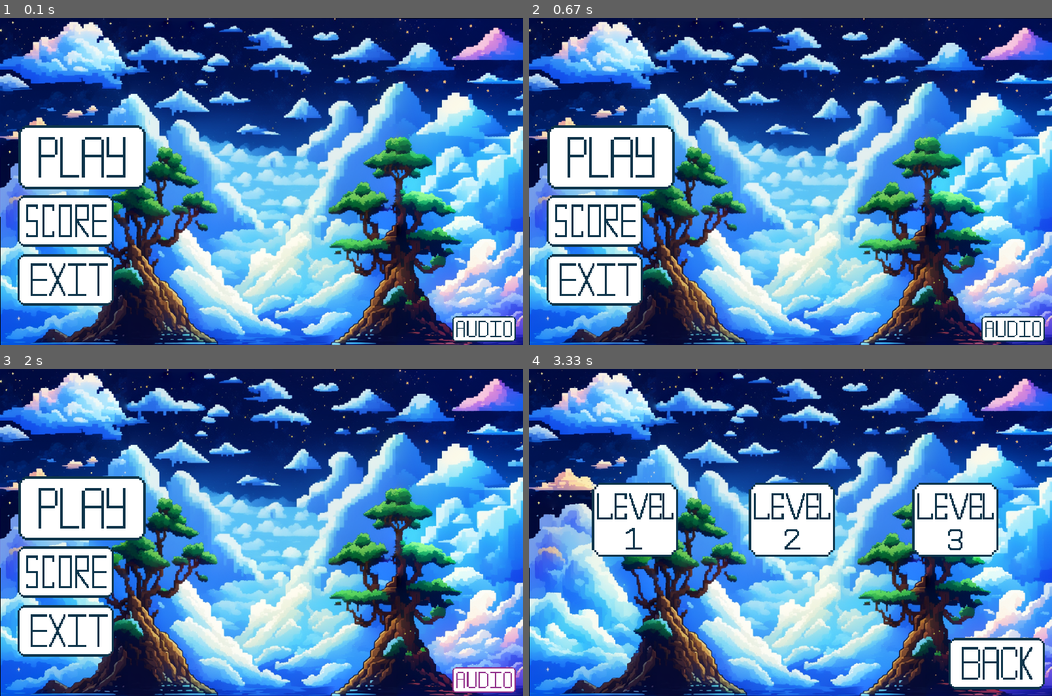
Above: before the commit, frames 1-4 (two rows, left to right).
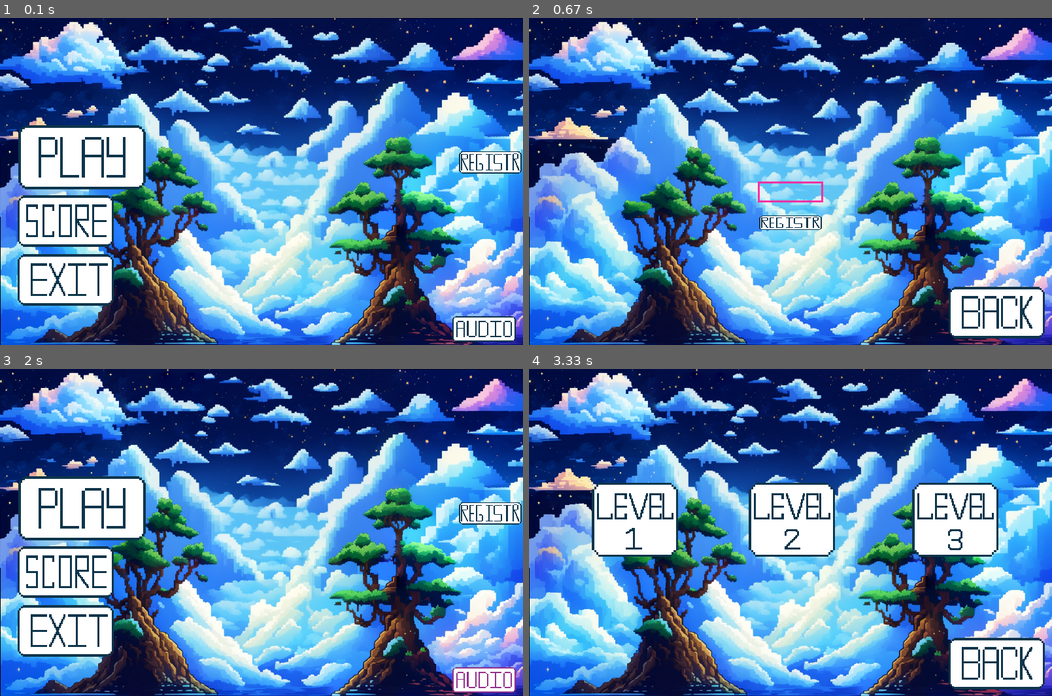
Above: after the commit, the same moments.

Repository: Ruvin123/PyGame_Project_2023
Game: pygame game, started from main.py
Two runs of this game, one before a commit and one after it. Both use one fixed random seed, a clock stepped at 60 frames per second and the inputs below.
Inputs (mouse positions are in pixels of both pictures, inside the frame that each line leads up to):
- Up to frame 1 (0.1 s): no input
- Up to frame 2 (0.67 s): click (1020, 165) at 0.38 s
- Up to frame 3 (2 s): hold Esc 0.67-1.13 s; hold Right 0.67-1.13 s; click (481, 679) at 1.22 s; hold Esc 1.5-1.97 s; hold Right 1.5-1.97 s
- Up to frame 4 (3.33 s): click (612, 506) at 2.05 s; click (984, 646) at 2.38 s; click (612, 506) at 2.72 s; click (764, 617) at 3.05 s

The runs differ from the first frame. In frame 1, 0.7% of the frame differs, in the area x 87-100%, y 40-48%; in frame 2, 13%, in the area x 3-99%, y 32-99%; in frame 3, 0.7%; in frame 4, nothing differs.

Commit message:
готовая функция регистрации

Diff:
--- a/main.py
+++ b/main.py
@@ -1,5 +1,7 @@
 # Импортируем модули
 import sys
+
+import pygame
 import pygame as pg
 import os
 import player
@@ -12,7 +14,7 @@
 size = WIDTH, HEIGHT = 800, 500
 # Экран
 screen = pg.display.set_mode(size)
-pg.display.set_caption('Demo Game')  # Название нужно будет поменять
+pg.display.set_caption('Fantastic Islands')
 # Время
 clock = pg.time.Clock()
 
@@ -188,7 +190,6 @@
         pg.display.update()
 
 
-
 def audio_screen():
     running = True
 
@@ -244,9 +245,9 @@
                 running = False
 
             back_button.handle_event(event)
+        back_button.check_hover(pg.mouse.get_pos())
 
         back_button.draw(screen)
-        back_button.check_hover(pg.mouse.get_pos())
         audio_pad.draw(screen)
         # Отрисовка дисплея
         pg.display.flip()
@@ -307,6 +308,79 @@
         pg.display.flip()
 
 
+# Регистрация
+# Доработать
+def Regist():
+    running = True
+
+    regist_button = ImageButton(WIDTH // 2 - 50, HEIGHT // 2 + 50, 100, 32, 'registr.png', 'registr_hover.png', 'sounds/button.mp3')
+    back_button = ImageButton(640, 400, 150, 100, 'Back.png', 'Back_hover.png', 'sounds/button.mp3')
+
+    base_font = pygame.font.Font(None, 32)
+    user_text = ''
+    input_rect = pygame.Rect(WIDTH // 2 - 50, HEIGHT // 2, 300, 32)
+
+    color_active = pygame.Color('lightskyblue3')
+    color_passive = pygame.Color(250, 50, 162, 100)
+    color = color_passive
+
+    active = False
+
+    while running == True:
+        # Фон
+        screen.fill((0, 0, 0))
+        screen.blit(background, (0, 0))
+
+        for event in pygame.event.get():
+            if event.type == pygame.QUIT:
+                pygame.quit()
+                sys.exit()
+
+            if event.type == pg.KEYDOWN:
+                if pg.key.get_pressed()[pg.K_ESCAPE]:
+                    running = False
+
+            if event.type == pygame.MOUSEBUTTONDOWN:
+                if input_rect.collidepoint(event.pos):
+                    active = True
+                else:
+                    active = False
+
+            if event.type == pygame.KEYDOWN:
+                if event.key == pygame.K_BACKSPACE:
+                    user_text = user_text[:-1]
+                else:
+                    user_text += event.unicode
+
+            # Кнопка back
+            if event.type == pg.USEREVENT and event.button == back_button:
+                running = False
+
+            # Кнопка registr
+            if event.type == pg.USEREVENT and event.button == regist_button:
+                cur.execute(f"""INSERT INTO score (name, score) VALUES ('{user_text}', 0);""")
+                connection.commit()
+
+            if active:
+               color = color_active
+            else:
+               color = color_passive
+            regist_button.handle_event(event)
+            back_button.handle_event(event)
+
+        back_button.check_hover(pg.mouse.get_pos())
+        back_button.draw(screen)
+        regist_button.draw(screen)
+        regist_button.check_hover(pg.mouse.get_pos())
+
+        pygame.draw.rect(screen, color, input_rect, 3)
+        text_surface = base_font.render(user_text, True, (255, 255, 255))
+        screen.blit(text_surface, (input_rect.x + 5, input_rect.y + 5))
+        input_rect.w = max(100, text_surface.get_width() + 10)
+        pygame.display.flip()
+
+
+
 # Начальный экран
 def home_screen():
     # Кнопки главного меню
@@ -314,6 +388,7 @@
     score_button = ImageButton(25, 260, 150, 100, 'Score.png', 'Score_hover.png', 'sounds/button.mp3')
     exit_button = ImageButton(25, 350, 150, 100, 'Exit.png', 'Exit_hover.png', 'sounds/button.mp3')
     audio_button = ImageButton(690, 450, 100, 50, 'Audio.png', 'Audio_hover.png', 'sounds/button.mp3')
+    regist_button = ImageButton(700, 200, 100, 50, 'registr.png', 'registr.png', 'sounds/button.mp3')
 
     running = True
 
@@ -347,15 +422,21 @@
             # Кнопка PLay
             if event.type == pg.USEREVENT and event.button == play_button:
                 select_level_screen()
+
+            if event.type == pg.USEREVENT and event.button == regist_button:
+                Regist()
 
             play_button.handle_event(event)
             audio_button.handle_event(event)
             score_button.handle_event(event)
             exit_button.handle_event(event)
+            regist_button.handle_event(event)
 
         # Отрисовка кнопок на главном экране + Датчик пересечения курсора с кнопкой
         play_button.draw(screen)
         play_button.check_hover(pg.mouse.get_pos())
+        regist_button.draw(screen)
+        regist_button.check_hover(pg.mouse.get_pos())
         audio_button.draw(screen)
         audio_button.check_hover(pg.mouse.get_pos())
         score_button.draw(screen)
Binary file added: data/registr.png
Binary file added: data/registr_hover.png
Binary file changed: database/pg.db
